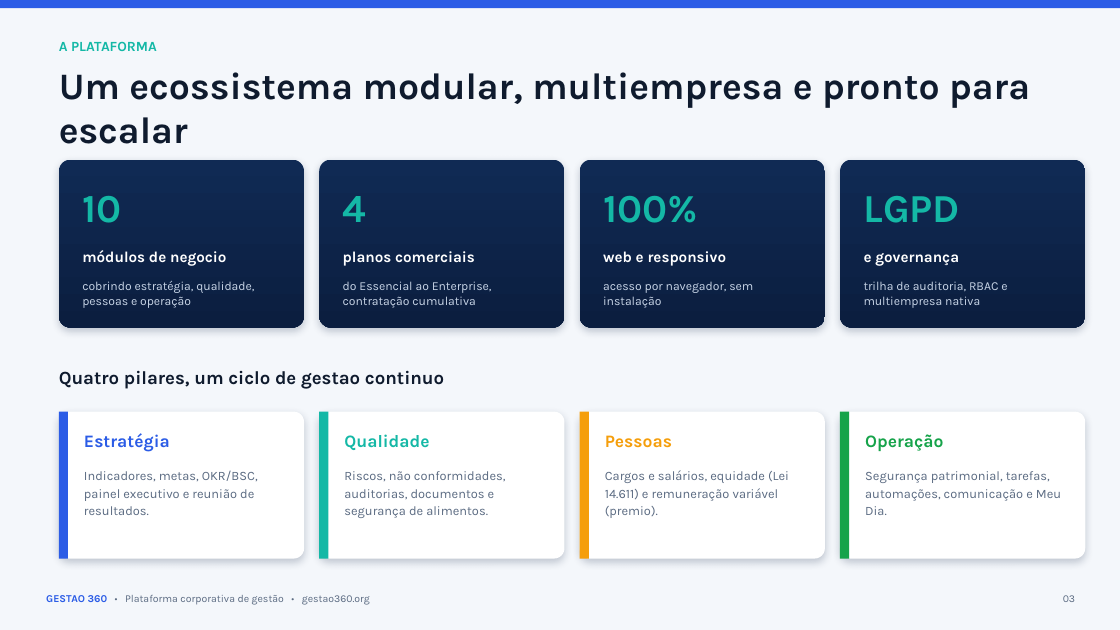
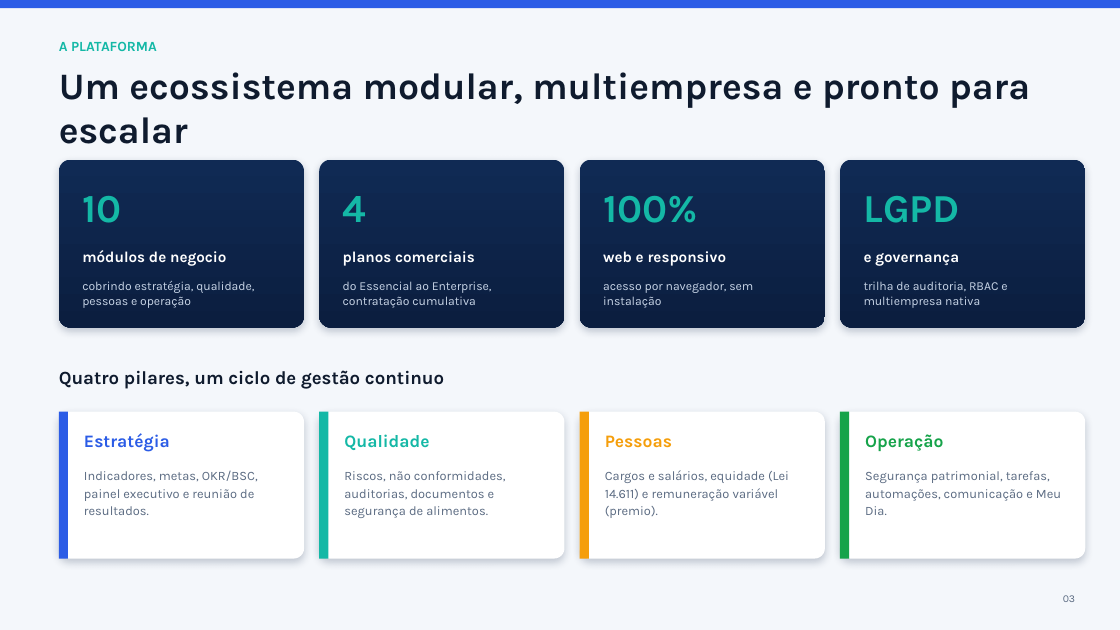
Before and after one commit to aldemirfidelis/gestao-360-indicadores, a slide deck: slide 3 of docs/Apresentacao-Gestao360-Comercial.pptx. Drawn at 1120x630 pixels with LibreOffice and Linux fonts; fonts in the diff are those of the drawing. Boxes give left, top, right and bottom in pixels: in the first picture for what was removed or moved away, otherwise in the second. Text is boxed around its words. In the diff, an @@ line names an element or a change of style, - is before the commit and + after.

```diff
--- a/docs/Apresentacao-Gestao360-Comercial.pptx
+++ b/docs/Apresentacao-Gestao360-Comercial.pptx
@@ text at <box>59,370,444,389</box>: text changed @@
-Quatro pilares, um ciclo de gestao continuo
+Quatro pilares, um ciclo de gestão continuo
@@ text removed at <box>46,595,370,605</box> @@
-GESTAO 360 • Plataforma corporativa de gestão • gestao360.org
```
Also in this commit, not shown: 12 other slides changed.
